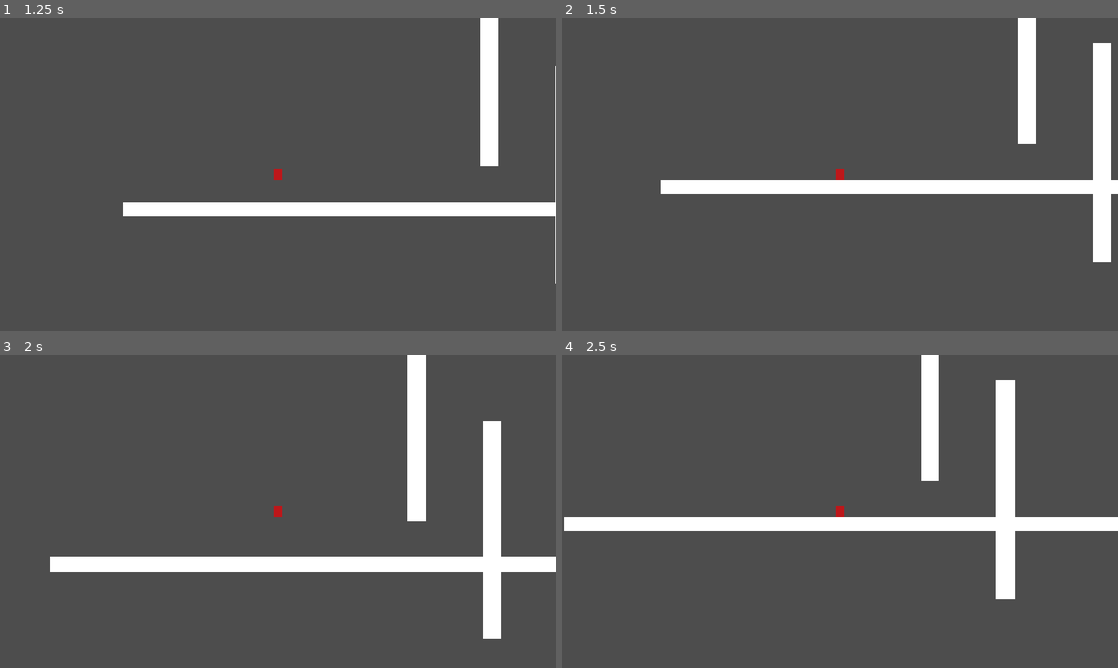
Above: before the commit, frames 1-4 (two rows, left to right).
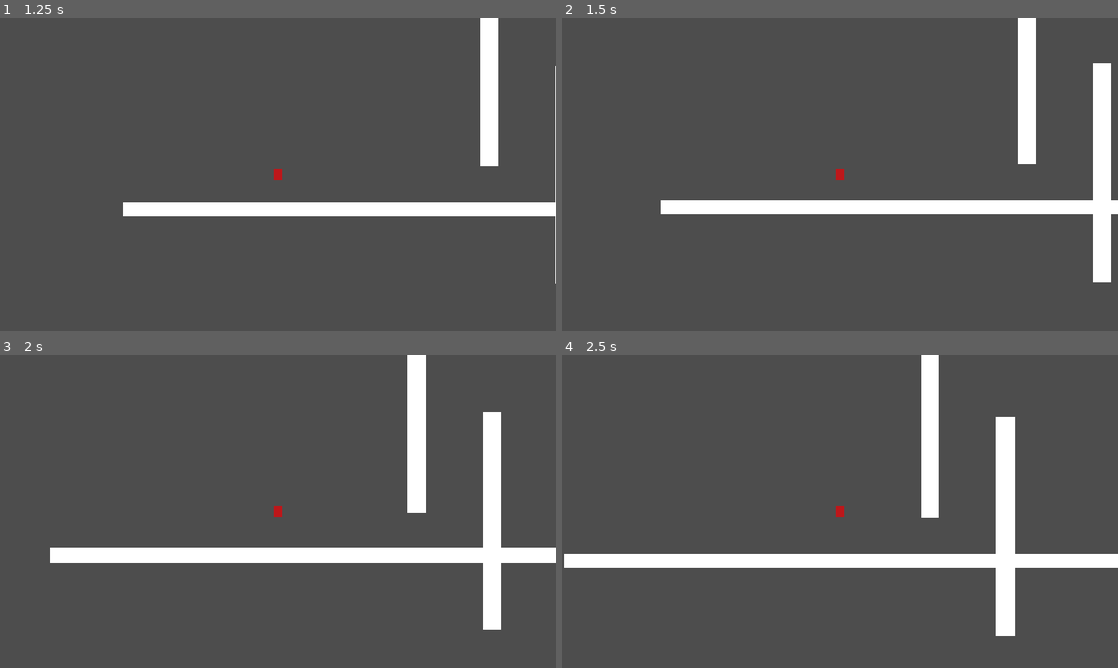
Above: after the commit, the same moments.

Repository: Nickolako/bounce_back_hack
Game: Godot game, scene res://Scenes/Main.tscn
Same seed, same stepped clock (60 frames per second), same inputs: the game is played once before the commit and once after it.
Inputs:
- Up to frame 1 (1.25 s): hold Space (jump) from 0.53 s (still down)
- Up to frame 2 (1.5 s): release Space (jump) at 1.28 s; tap Space (jump) at 1.35 s
- Up to frame 3 (2 s): tap Space (jump) at 1.52, 1.82 s
- Up to frame 4 (2.5 s): hold Space (jump) from 2.03 s (still down)

Frame 1 is identical in both runs. In frame 2, 7.7% of the frame differs, in the area x 17-100%, y 8-85%; in frame 3, 5.3%; in frame 4, 9.7%, in the area x 0-100%, y 8-90%.

Commit message:
Movement update 1

Diff:
--- a/Scenes/player.gd
+++ b/Scenes/player.gd
@@ -3,11 +3,8 @@
 
 const SPEED = 200.0
 const JUMP_VELOCITY = -400.0
-const WALL_JUMP_TIME = 0.2
 
 var direction = 1
-
-var wall_timer = 0.0
 var wall_waiting = false
 var wall_direction = 0
 
@@ -17,39 +14,29 @@
 	if not is_on_floor():
 		velocity += get_gravity() * delta
 
+	# Wall jump OR automatic jump on landing
 	if wall_waiting:
-		velocity.x = 0
-
-		# Jump during the 0.2-second window
-		if Input.is_action_just_pressed("jump"):
+		if Input.is_action_pressed("jump") or is_on_floor():
 			velocity.y = JUMP_VELOCITY
 			direction = wall_direction
 			wall_waiting = false
-			velocity.x = SPEED * direction
 
-		else:
-			wall_timer -= delta
+	# Normal jump
+	elif Input.is_action_pressed("jump") and is_on_floor():
+		velocity.y = JUMP_VELOCITY
 
-			# Time expired: bounce backward
-			if wall_timer <= 0:
-				direction = wall_direction
-				wall_waiting = false
-				velocity.x = SPEED * direction
-
+	# Movement
+	if wall_waiting:
+		velocity.x = 0
 	else:
-		# Normal jump
-		if Input.is_action_just_pressed("jump") and is_on_floor():
-			velocity.y = JUMP_VELOCITY
-
 		velocity.x = SPEED * direction
 
 	move_and_slide()
 
-	# Detect new wall collision
-	if not wall_waiting and is_on_wall():
+	# Detect wall
+	if not wall_waiting and is_on_wall() and not is_on_floor():
 		var normal = get_wall_normal()
 
 		if normal.x * direction < -0.5:
 			wall_waiting = true
-			wall_timer = WALL_JUMP_TIME
 			wall_direction = int(sign(normal.x))
